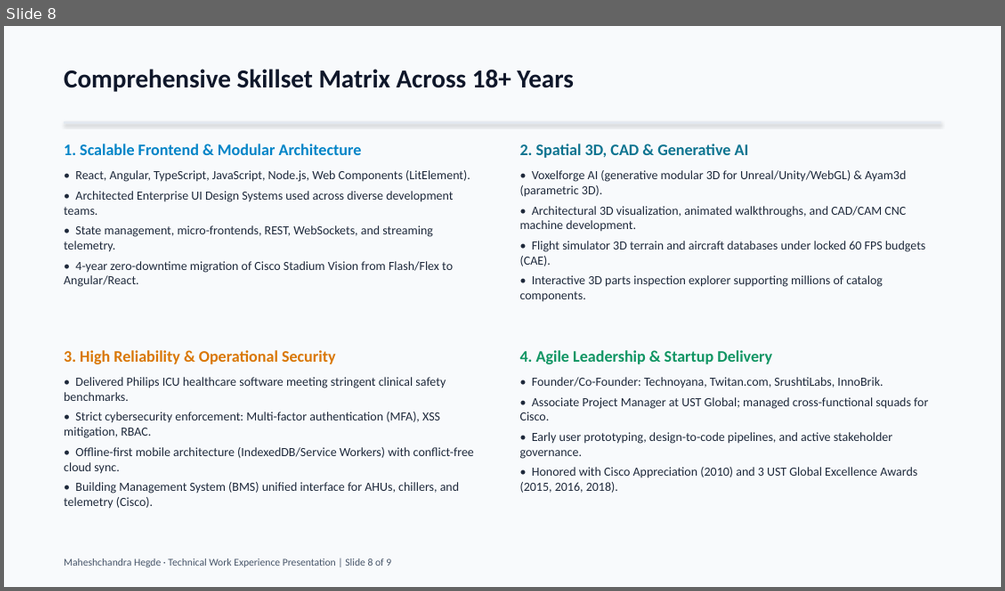
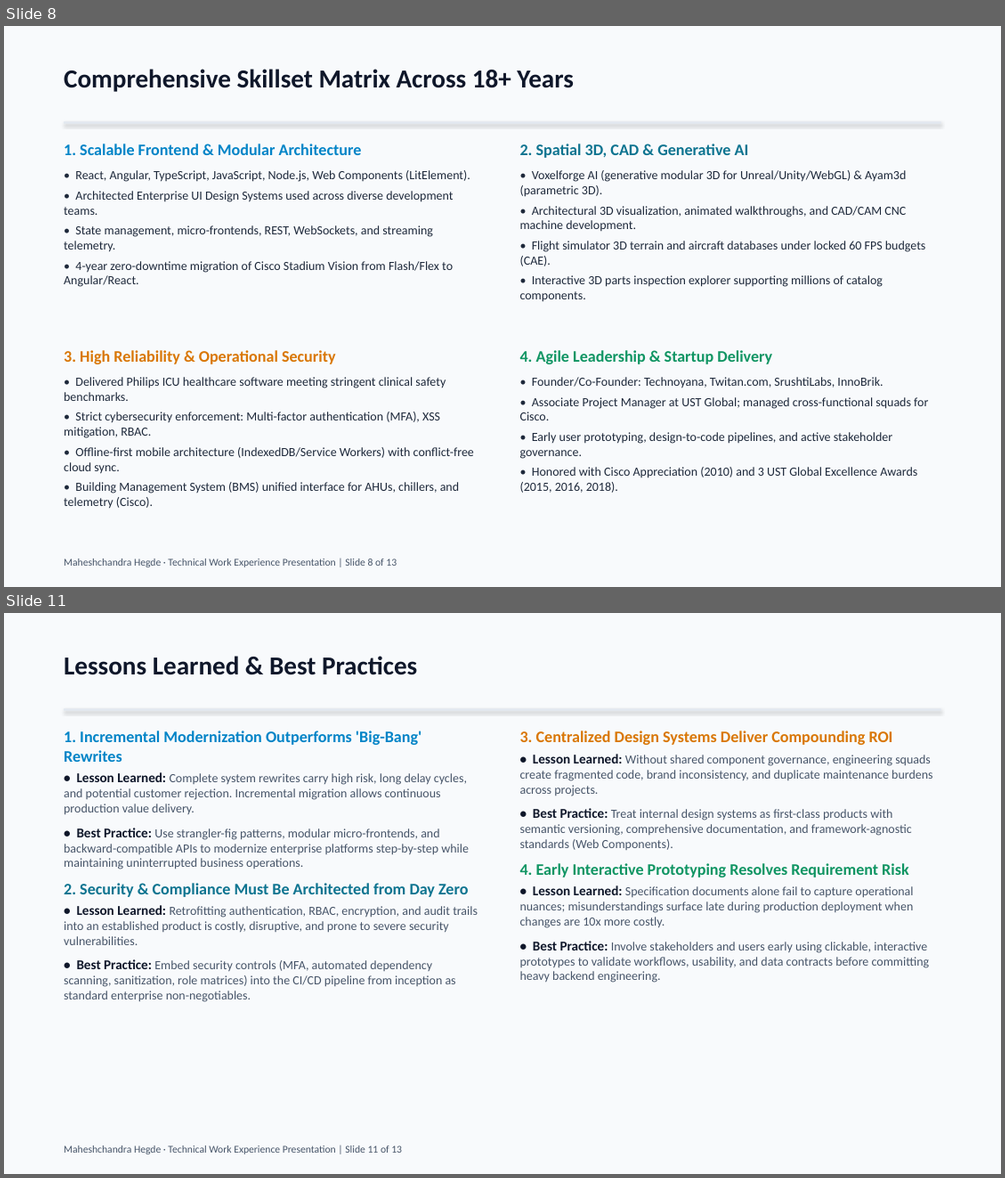
Before and after one commit to hegdemahesh/hegdemahesh.github.io, a slide deck: obayashi_it_presentation/Obayashi_Senior_Manager_IT_Presentation_Maheshchandra_Hegde.pptx. Shown one above the other, each under a label of ours: slide 8 before the commit, slides 8 and 11 after it; the slides between them are not shown. The pictures are 1005x591 and 1005x1178 pixels, drawn with LibreOffice and Linux fonts; fonts in the diff are those of the drawing. Boxes give left, top, right and bottom in pixels: in the first picture for what was removed or moved away, otherwise in the second. Text is boxed around its words. In the diff, an @@ line names an element or a change of style, - is before the commit and + after.

```diff
--- a/obayashi_it_presentation/Obayashi_Senior_Manager_IT_Presentation_Maheshchandra_Hegde.pptx
+++ b/obayashi_it_presentation/Obayashi_Senior_Manager_IT_Presentation_Maheshchandra_Hegde.pptx
@@ slide 11 added at (4,613,1001,1174), background #FFFFFF @@
@@ rectangle added at (4,613,1001,1174), fill #F8FAFC @@
@@ text added at (64,656,417,675), 25 pt, text #0F172A, bold @@
+Lessons Learned & Best Practices
@@ rectangle added at (64,709,941,711), fill #E2E8F0 @@
@@ text added at (64,730,477,1002), 12 pt, text #475569 @@
+1. Incremental Modernization Outperforms 'Big-Bang' Rewrites
+• Lesson Learned: Complete system rewrites carry high risk, long delay cycles, and potential customer rejection. Incremental migration allows continuous production value delivery.
+• Best Practice: Use strangler-fig patterns, modular micro-frontends, and backward-compatible APIs to modernize enterprise platforms step-by-step while maintaining uninterrupted business operations.
+2. Security & Compliance Must Be Architected from Day Zero
+• Lesson Learned: Retrofitting authentication, RBAC, encryption, and audit trails into an established product is costly, disruptive, and prone to severe security vulnerabilities.
+• Best Practice: Embed security controls (MFA, automated dependency scanning, sanitization, role matrices) into the CI/CD pipeline from inception as standard enterprise non-negotiables.
@@ text added at (520,730,932,982), 12 pt, text #475569 @@
+3. Centralized Design Systems Deliver Compounding ROI
+• Lesson Learned: Without shared component governance, engineering squads create fragmented code, brand inconsistency, and duplicate maintenance burdens across projects.
+• Best Practice: Treat internal design systems as first-class products with semantic versioning, comprehensive documentation, and framework-agnostic standards (Web Components).
+4. Early Interactive Prototyping Resolves Requirement Risk
+• Lesson Learned: Specification documents alone fail to capture operational nuances; misunderstandings surface late during production deployment when changes are 10x more costly.
+• Best Practice: Involve stakeholders and users early using clickable, interactive prototypes to validate workflows, usability, and data contracts before committing heavy backend engineering.
@@ text added at (64,1145,402,1154), 10 pt, text #475569 @@
+Maheshchandra Hegde · Technical Work Experience Presentation | Slide 11 of 13
@@ slide 8 changed as well @@
@@ text at (64,558,396,567): text changed @@
-Maheshchandra Hegde · Technical Work Experience Presentation | Slide 8 of 9
+Maheshchandra Hegde · Technical Work Experience Presentation | Slide 8 of 13
```
Also in this commit, not shown: 8 other slides changed, 3 other slides added, 7 other files.
